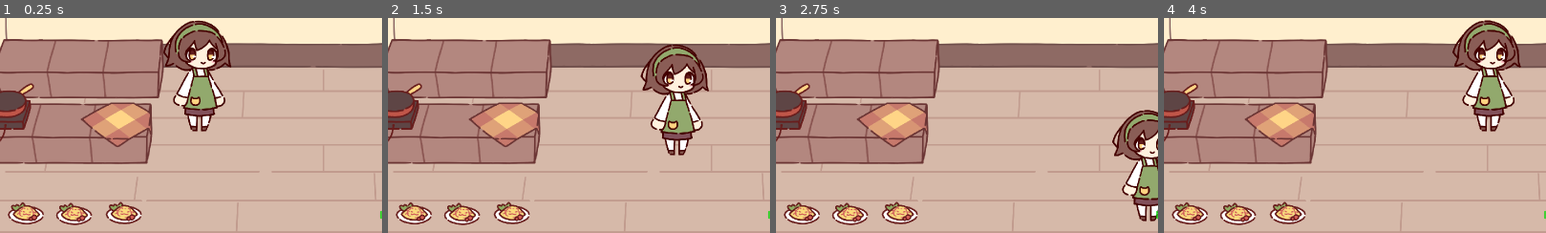
Above: before the commit, frames 1-4 (left to right).
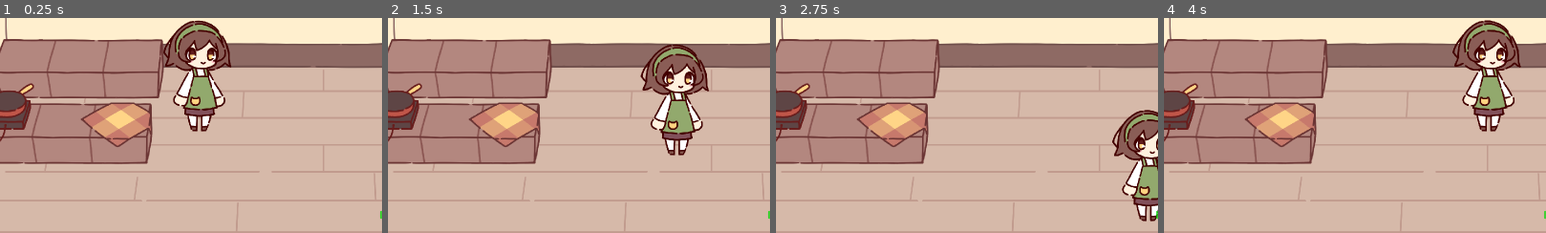
Above: after the commit, the same moments.

Repository: NuTrynity/Little-Cat-Cafe
Game: Godot game, scene res://scene_0.tscn
Same seed, same stepped clock (60 frames per second), same inputs: the game is played once before the commit and once after it.
Inputs:
- Up to frame 1 (0.25 s): no input
- Up to frame 2 (1.5 s): tap Enter (ui_accept) at 0.5, 0.77 s; hold Right (move_right) 0.53-1.28 s; hold E (interact) 0.53-1.28 s; hold S (move_down) from 1.28 s (still down); tap E (interact) at 1.35 s
- Up to frame 3 (2.75 s): tap Enter (ui_accept) at 1.52 s; release S (move_down) at 2.03 s; hold Right (move_right) from 2.03 s (still down); hold E (interact) from 2.03 s (still down)
- Up to frame 4 (4 s): release Right (move_right) at 2.78 s; release E (interact) at 2.78 s; hold W (move_up) 2.78-3.53 s; tap E (interact) at 2.85 s; tap Enter (ui_accept) at 3.02, 3.77 s; hold A (move_left) from 3.53 s (still down); hold E (interact) from 3.53 s (still down)
The pictures show only the part of the screen within x 10-60%, y 11-61%; the shares and areas given below are measured in that part.

The runs differ from the first frame. In frame 1, 2.1% of the frame differs, in the area x 2-38%, y 85-97%; in frame 2, 2.1%; in frame 3, 2.1%; in frame 4, 2.1%.
Error before the commit: Invalid assignment of property or key 'interact' with value of type 'Callable' on a base object of type 'Nil'. (res://Scripts/ObjectScripts/fryingpan.gd:8)

Commit message:
you can now cook

Diff:
--- a/Scripts/ObjectScripts/fryingpan.gd
+++ b/Scripts/ObjectScripts/fryingpan.gd
@@ -1,13 +1,13 @@
 extends Node2D
 
-@onready var interact_area
+@onready var interact_area = $InteractionArea
 
 var meal = preload("res://Nodes/Templates/meal_template.tscn")
 
 func _ready():
-	interact_area.interact = Callable(self, "_on_interaction") #TODO LOOKS FOR WHY THIS IS BROKEN
+	interact_area.interact = Callable(self, "_on_interaction")
 
 func _on_interaction():
 	var food = meal.instantiate()
-	food.positionx += 36
+	food.position.x += 360
 	add_child(food)
--- a/scene_0.tscn
+++ b/scene_0.tscn
@@ -1,8 +1,7 @@
-[gd_scene load_steps=22 format=3 uid="uid://bi18vgrte8p7r"]
+[gd_scene load_steps=21 format=3 uid="uid://bi18vgrte8p7r"]
 
 [ext_resource type="PackedScene" uid="uid://ccd36gjbdqg85" path="res://Nodes/CharacterNodes/player.tscn" id="1_5ew65"]
 [ext_resource type="Resource" uid="uid://bgrjpjih4rwxy" path="res://CustomResources/PlayerMeal.tres" id="2_8wdnx"]
-[ext_resource type="PackedScene" uid="uid://ccj36o3ms00es" path="res://Nodes/Templates/meal_template.tscn" id="2_is6ru"]
 [ext_resource type="PackedScene" uid="uid://vw6lgh060txv" path="res://Nodes/ObjectNodes/kitchenCounter.tscn" id="3_4pwpb"]
 [ext_resource type="Texture2D" uid="uid://b74ywh15xssbc" path="res://Sprites/placeholder sprites/circle.png" id="3_dell3"]
 [ext_resource type="Texture2D" uid="uid://blrr0cda1r7o1" path="res://Sprites/placeholder sprites/diamond.png" id="4_5jd3c"]
@@ -72,15 +71,6 @@
 [node name="Player" parent="." instance=ExtResource("1_5ew65")]
 position = Vector2(921, 531)
 
-[node name="MealTemplate" parent="." instance=ExtResource("2_is6ru")]
-position = Vector2(340, 821)
-
-[node name="MealTemplate2" parent="." instance=ExtResource("2_is6ru")]
-position = Vector2(501, 823)
-
-[node name="MealTemplate3" parent="." instance=ExtResource("2_is6ru")]
-position = Vector2(668, 820)
-
 [node name="TileMap" type="TileMap" parent="."]
 visible = false
 tile_set = SubResource("TileSet_m4xsq")
